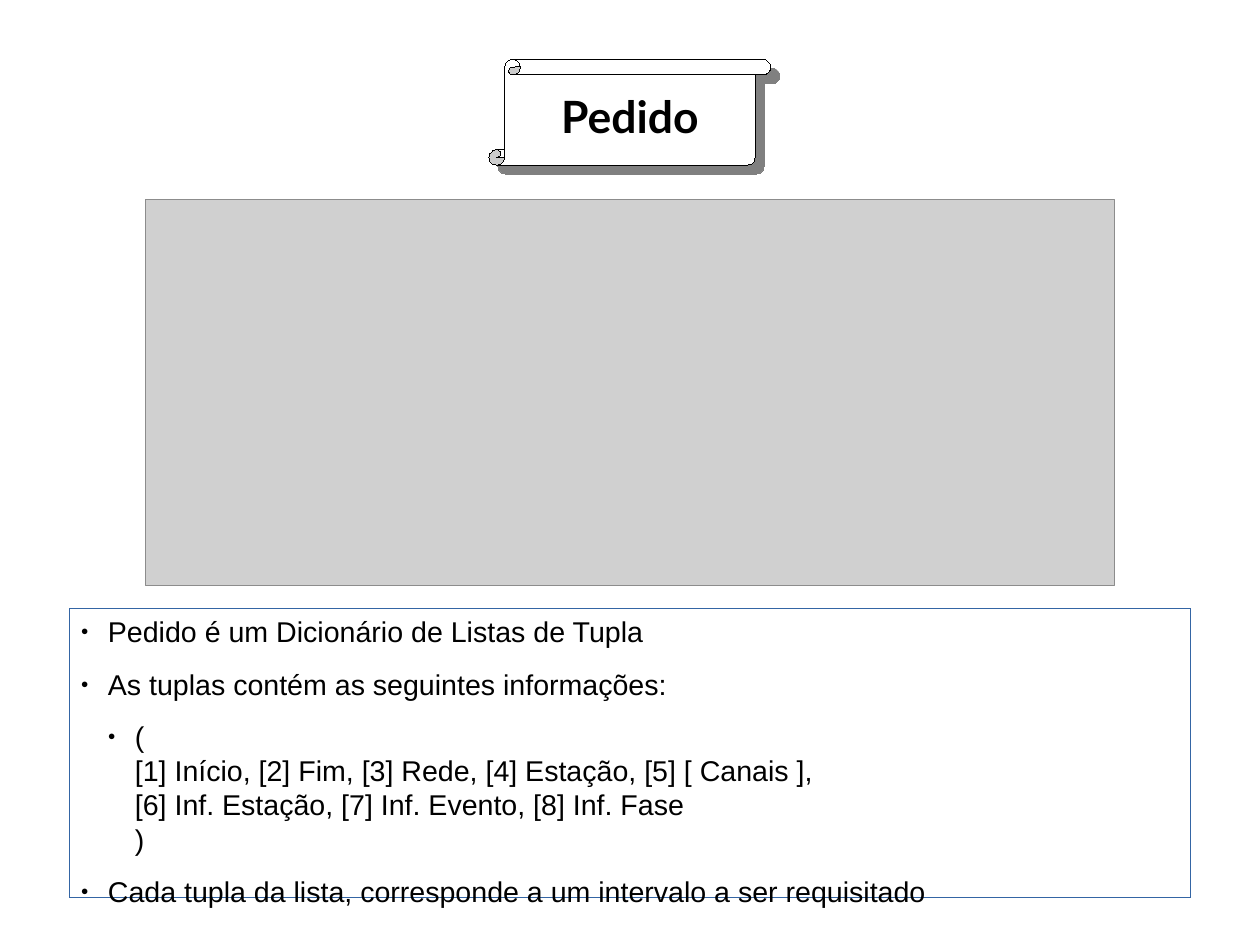
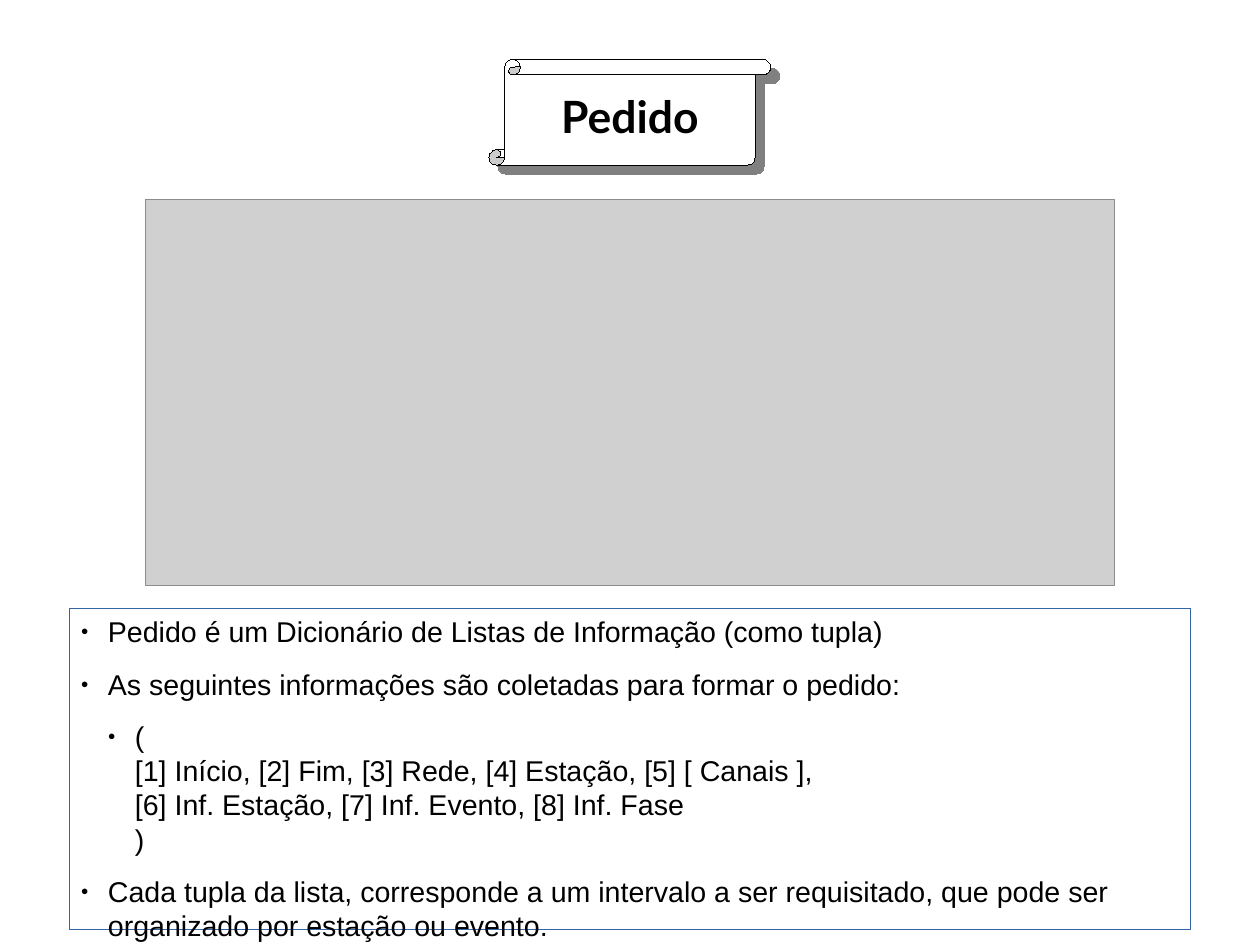
Before and after one commit to marcelobianchi/fetchtool, a slide deck: slide 11 of doc/fetchtool-intro.odp (slide 10 before the commit). Drawn at 1260x945 pixels with LibreOffice and Linux fonts; fonts in the diff are those of the drawing; grey boxes stand for pictures. Boxes give left, top, right and bottom in pixels: in the first picture for what was removed or moved away, otherwise in the second. Text is boxed around its words. In the diff, an @@ line names an element or a change of style, - is before the commit and + after.

```diff
--- a/doc/fetchtool-intro.odp
+++ b/doc/fetchtool-intro.odp
@@ rectangle "Pedido é um Dicionário de ...": place and size @@
-rectangle "Pedido é um Dicionário de ..." at [70, 608, 1190, 898]
+rectangle "Pedido é um Dicionário de ..." at [70, 608, 1190, 930]
@@ text in rectangle at [108, 621, 900, 700]: text changed @@
-● Pedido é um Dicionário de Listas de Tupla
-● As tuplas contém as seguintes informações:
+● Pedido é um Dicionário de Listas de Informação (como tupla)
+● As seguintes informações são coletadas para formar o pedido:
@@ text in rectangle at [108, 881, 1108, 942]: text changed @@
-● Cada tupla da lista, corresponde a um intervalo a ser requisitado
+● Cada tupla da lista, corresponde a um intervalo a ser requisitado, que pode ser organizado por estação ou evento.
```
Also in this commit, not shown: 18 other slides changed, 5 slides added, 1 slide removed.
